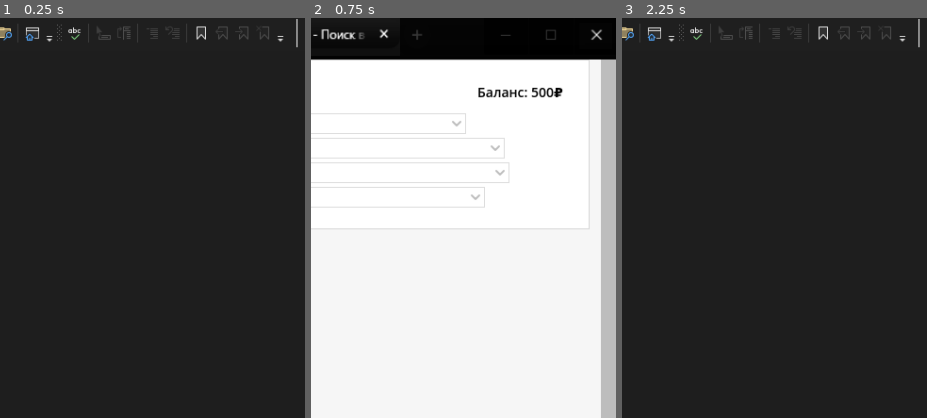
Above: before the commit, frames 1-3 (left to right).
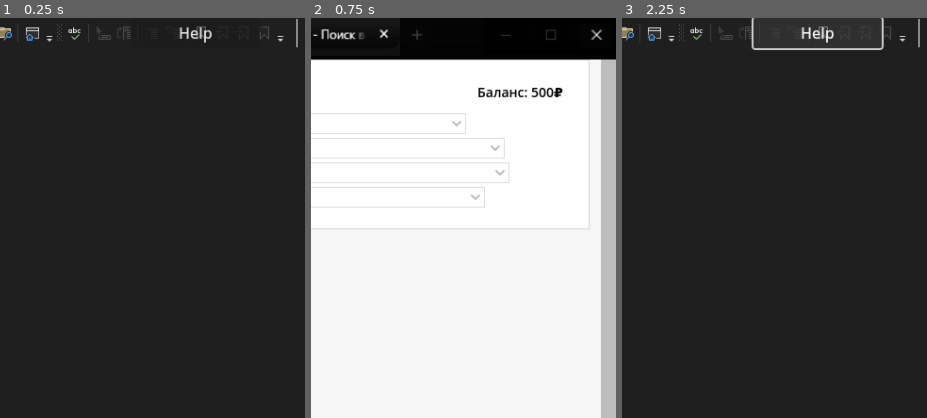
Above: after the commit, the same moments.

Repository: chunchunmaru0000/programmwriter-simulator
Game: Godot game, scene res://scenes/visual_studio.tscn
Same seed, same stepped clock (60 frames per second), same inputs: the game is played once before the commit and once after it. This scene is started directly instead of the project's main scene.
Inputs (mouse positions are % of the whole screen's width and height, from its top left):
- Up to frame 1 (0.25 s): no input
- Up to frame 2 (0.75 s): click (30, 99) at 0.5 s
- Up to frame 3 (2.25 s): click (59, 99) at 1.25 s; click (82, 2) at 2 s, where only the run after the commit has a clickable "Help"
The pictures show only the part of the screen within x 50-100%, y 0-50%; the shares and areas given below are measured in that part.

The runs differ from the first frame. In frame 1, 0.2% of the frame differs, in the area x 49-82%, y 2-7%; in frame 2, nothing differs; in frame 3, 0.6%, in the area x 42-86%, y 0-8%.
Error before the commit: Invalid access of index '1' on a base object of type: 'PackedStringArray'. (res://scripts/chrome.gd:727)
Error after the commit: Invalid access of index '1' on a base object of type: 'PackedStringArray'. (res://scripts/chrome.gd:728)

Commit message:
some help begin

Diff:
--- a/scenes/visual_studio.tscn
+++ b/scenes/visual_studio.tscn
@@ -198,6 +198,7 @@
 texture = ExtResource("11_io68t")
 
 [node name="Start" type="TextureButton" parent="Bar"]
+layout_mode = 0
 offset_top = 822.8
 offset_right = 96.0
 offset_bottom = 846.8
@@ -210,6 +211,7 @@
 stretch_mode = 0
 
 [node name="Time" type="Label" parent="Bar"]
+layout_mode = 0
 offset_left = 584.0
 offset_top = 824.0
 offset_right = 625.0
@@ -217,6 +219,7 @@
 text = "00:00"
 
 [node name="Vs" type="TextureButton" parent="Bar"]
+layout_mode = 0
 offset_left = 288.0
 offset_top = 823.0
 offset_right = 473.0
@@ -230,6 +233,7 @@
 stretch_mode = 0
 
 [node name="Chrome" type="TextureButton" parent="Bar"]
+layout_mode = 0
 offset_left = 101.0
 offset_top = 823.0
 offset_right = 286.0
@@ -250,6 +254,7 @@
 
 [node name="Panel" type="PanelContainer" parent="WinnerPanel"]
 self_modulate = Color(0, 0, 0, 1)
+layout_mode = 0
 offset_left = 1288.0
 offset_top = -8.0
 offset_right = 1952.0
@@ -257,16 +262,18 @@
 
 [node name="Out" type="Label" parent="WinnerPanel"]
 self_modulate = Color(1, 1, 1, 0.6)
-offset_left = 1344.0
-offset_top = 776.0
-offset_right = 1992.0
-offset_bottom = 812.0
+layout_mode = 0
+offset_left = 1432.0
+offset_top = 808.0
+offset_right = 2080.0
+offset_bottom = 844.0
 theme_override_constants/outline_size = 5
-theme_override_font_sizes/font_size = 26
+theme_override_font_sizes/font_size = 18
 text = "Нажмите на пустое место, чтобы закрыть"
 
 [node name="Good" type="Label" parent="WinnerPanel"]
 self_modulate = Color(1, 0.701961, 0, 1)
+layout_mode = 0
 offset_left = 1336.0
 offset_top = 208.0
 offset_right = 2024.0
@@ -276,6 +283,7 @@
 
 [node name="Reward" type="Label" parent="WinnerPanel"]
 self_modulate = Color(1, 0.701961, 0, 1)
+layout_mode = 0
 offset_left = 1512.0
 offset_top = 272.0
 offset_right = 1717.0
@@ -284,6 +292,7 @@
 
 [node name="Line" type="ColorRect" parent="WinnerPanel"]
 self_modulate = Color(1, 0.701961, 0, 1)
+layout_mode = 0
 offset_left = 1368.0
 offset_top = 256.0
 offset_right = 1856.0
@@ -291,6 +300,7 @@
 
 [node name="Rewards" type="RichTextLabel" parent="WinnerPanel"]
 custom_minimum_size = Vector2(400, 400)
+layout_mode = 0
 offset_left = 1420.0
 offset_top = 336.0
 offset_right = 1820.0
@@ -305,11 +315,19 @@
 
 [node name="CloseScene" type="Button" parent="WinnerPanel"]
 self_modulate = Color(1, 1, 1, 0)
+layout_mode = 0
 offset_left = 1296.0
 offset_right = 1944.0
 offset_bottom = 848.0
+
+[node name="Help" type="Button" parent="."]
+offset_left = 464.0
+offset_right = 600.0
+offset_bottom = 32.0
+text = "Help"
 
 [connection signal="button_down" from="StartBut" to="." method="_on_start_but_button_down"]
 [connection signal="button_down" from="Bar/Start" to="." method="_on_start_button_down"]
 [connection signal="button_down" from="Bar/Chrome" to="." method="_on_chrome_button_down"]
 [connection signal="pressed" from="WinnerPanel/CloseScene" to="." method="_on_close_scene_pressed"]
+[connection signal="pressed" from="Help" to="." method="_on_help_pressed"]
--- a/scripts/chrome.gd
+++ b/scripts/chrome.gd
@@ -109,10 +109,11 @@
 			)
 
 			var img = Image.new().load_from_file(lang_path + "logo.png")
-			print('logo img ' + lang_name + ' size = ', img.get_size())
-
 			var texture = ImageTexture.new().create_from_image(img)
-			print('logo texture ' + lang_name + ' size = ', texture.get_size())
+
+			if not OS.is_debug_build():
+				print('logo img ' + lang_name + ' size = ', img.get_size())
+				print('logo texture ' + lang_name + ' size = ', texture.get_size())
 
 			var sites: Array = []
 			for site_name in DirAccess.open(lang_path + "learn/").get_files():
--- a/scripts/working.gd
+++ b/scripts/working.gd
@@ -7,10 +7,12 @@
 var to: Button = null
 var holder0: Button = null
 
-var text: String = '' if Singleton.did_task else FileAccess.open(Singleton.task_path, FileAccess.READ).get_as_text().split('\r\n<data///>\r\n')[-1]
+var text: String = '' if Singleton.did_task else FileAccess.open(Singleton.task_path, FileAccess.READ).get_as_text().replace('\r', '').split('\n<data///>\n')[-1]
 var text_bez_n = text.replace('<n///>', '')
 var strokes: PackedStringArray = text_bez_n.split('\n')
 var all_words_ordered: Array
+var tab_text: String = '        '
+var final_tab_text: String = '  ' + tab_text + '  '
 
 func estimate_code() -> bool:
 	if Singleton.did_task:
@@ -18,25 +20,26 @@
 
 	var equal: bool = false
 
-	var lines = text.split('\n')
-	var words: Array = []
+	var words: Array = all_words_ordered.duplicate(true)
 	var buts: Array = []
 
-	for line in lines:
-		for word in line.split('<w///>'):
-			var stripped_word = word.strip_edges()
-			if stripped_word != '' and stripped_word != '\n':
-				words.append(stripped_word.replace('<n///>', ''))
-
-				if stripped_word.contains('<n///>'):
-					words.append('<n///>')
+	#var lines = text.split('\n')
+	#for line in lines:
+		#for word in line.split('<w///>'):
+			#var stripped_word = word.strip_edges()
+			#if stripped_word != '' and stripped_word != '\n':
+				#words.append(stripped_word.replace('<n///>', ''))
+				#
+				#if stripped_word.contains('<n///>'):
+					#words.append('<n///>')
+	#print(words)
 
 	if Singleton.slash_n and Singleton.tabs:
 		for panel: PanelContainer in $ScrollContainer/VBoxContainer.get_children():
 			var hcont: HBoxContainer = panel.get_child(0)
 			for but: Button in hcont.get_children():
 				var stripped_but: String = but.text.strip_edges()
-				if stripped_but == '' and but.text.length() == 12:
+				if stripped_but == '' and but.text.length() == tab_text.length() + 4:
 					buts.append('<t///>')
 				else:
 					buts.append(stripped_but)
@@ -44,7 +47,7 @@
 		equal = \
 			Array(''.join(words).split('<n///>')).filter(func(word): return word != '') == \
 			Array(''.join(buts).split('<n///>')).filter(func(word):  return word != '')
-#elif not Singleton.slash_n and Singleton.tabs:
+#   elif not Singleton.slash_n and Singleton.tabs:
 	# вероятно не существует
 
 	elif Singleton.slash_n and not Singleton.tabs:
@@ -220,21 +223,22 @@
 	if Singleton.did_task:
 		return
 
-	var i: int = 1
-	var strs: Array = Array(strokes)
-	#strs.shuffle()
-
 	var hbox_style: StyleBoxFlat = load("res://pc_images/vs/hbox_style.tres")
+	var strs: Array = text.split('\n')#Array(strokes)
 	var new_order: Array = []
-
+	var lines = text.split('\n')
 	for stroke in strs:
-		var words: Array = Array(stroke.split('<w///>'))
-		all_words_ordered.append_array(words.duplicate(true))
+		var words: Array = Array(stroke.replace('<n///>', '').split('<w///>'))
+		#for i in words.size():
+			#words[i] = words[i].replace('<t///>', final_tab_text)
+		all_words_ordered.append_array(words.filter(func(s: String): return s.strip_edges() != '').duplicate(true))
+		if stroke.contains('<n///>'):
+			all_words_ordered.append('<n///>')
+
 		words.shuffle()
 		new_order.append(words)
+	#print(all_words_ordered)
 	new_order.shuffle()
-
-
 
 	for stroke in new_order:
 		var panel: PanelContainer = PanelContainer.new()
@@ -253,7 +257,7 @@
 
 			if word != '':
 				if word == '<t///>':
-					create_but(hcont, '        ')
+					create_but(hcont, tab_text)
 				else:
 					create_but(hcont, word)
 
@@ -271,6 +275,8 @@
 
 
 func _on_start_but_button_down() -> void:
+	if Singleton.did_task: return
+
 	if estimate_code():
 		var task = Singleton.task
 		var data = task.lang.data
@@ -308,3 +314,8 @@
 
 func _on_close_scene_pressed() -> void:
 	Singleton.go_to("res://scenes/chrome.tscn")
+
+
+func _on_help_pressed() -> void:
+
+	pass # Replace with function body.
Not shown, changed: save.txt
